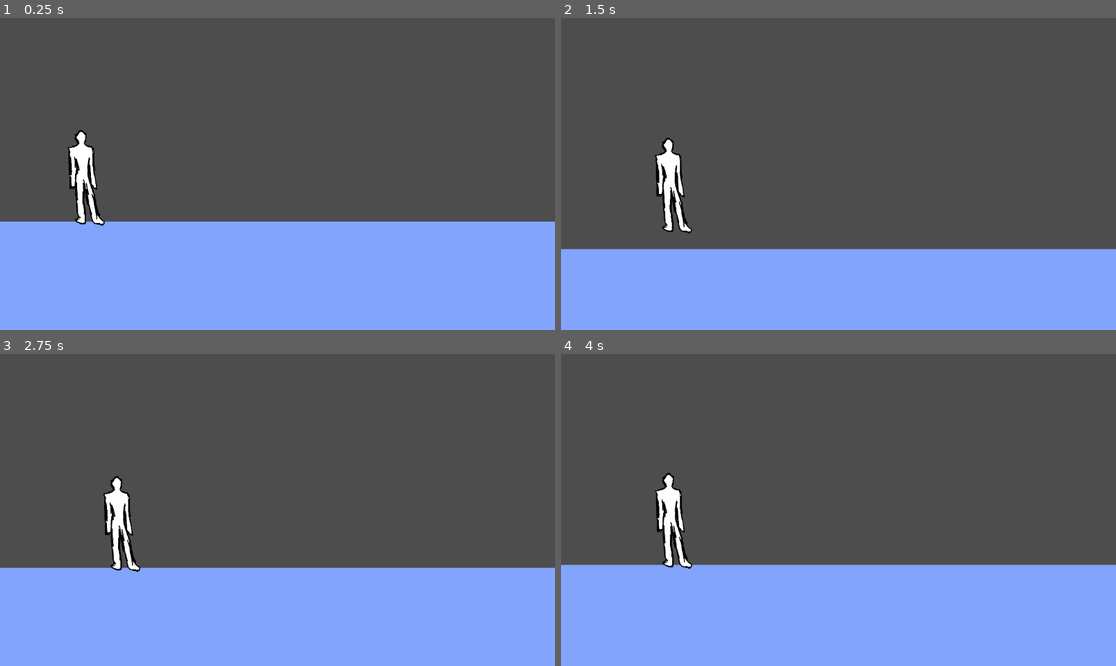
Above: before the commit, frames 1-4 (two rows, left to right).
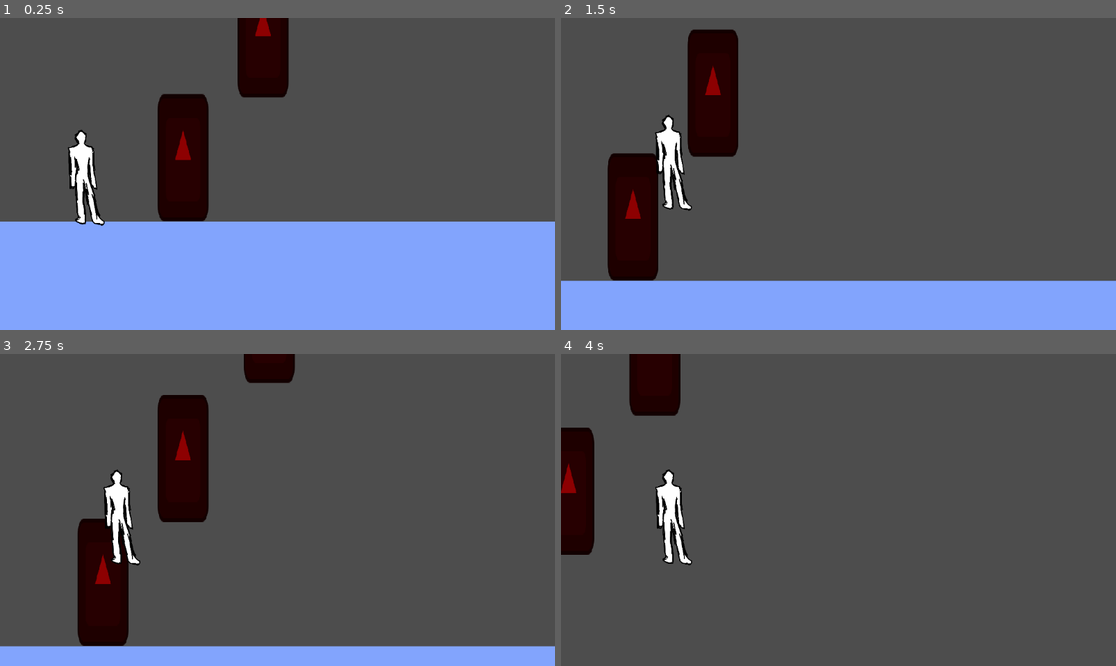
Above: after the commit, the same moments.

Repository: ThiagoAndradeFerraz/Prototype2024
Game: Godot game, scene res://levels/tests/gameplay_style2_test.tscn
The game is run twice, just before and just after one commit, with the same random seed, the same clock (stepped at 60 frames per second) and the same inputs. The project has no main scene, so this scene is started directly. The engine's default icon, where the game draws it, is replaced by a stand-in: a white triangle on a blue panel in a dark square.
Inputs:
- Up to frame 1 (0.25 s): no input
- Up to frame 2 (1.5 s): tap Enter (select) at 0.5 s; hold D (move_right) from 0.53 s (still down); tap E (action) at 0.6 s; tap Space (jump) at 0.77, 0.8, 1.07, 1.35 s
- Up to frame 3 (2.75 s): tap Space (jump) at 1.52, 1.82, 2.3 s; tap E (action) at 1.55, 2.1 s; release D (move_right) at 2.03 s; hold A (move_left) from 2.03 s (still down)
- Up to frame 4 (4 s): release A (move_left) at 2.78 s; hold D (move_right) from 2.78 s (still down); tap Enter (select) at 2.85 s; tap Space (jump) at 3.02, 3.32, 3.77, 3.8 s; tap E (action) at 3.05, 3.6 s

The runs differ from the first frame. In frame 1, 6.0% of the frame differs, in the area x 28-53%, y 0-66%; in frame 2, 18%; in frame 3, 31%; in frame 4, 37%, in the area x 0-100%, y 0-100%.

Commit message:
montando escadas

Diff:
--- a/entities/player_v2/player_v2.gd
+++ b/entities/player_v2/player_v2.gd
@@ -6,6 +6,9 @@
 var gravity = ProjectSettings.get_setting("physics/2d/default_gravity")
 var player_camera: Camera2D
 var is_right: bool = true
+
+var can_climb: bool = false
+
 
 var climbing: bool = false
 
@@ -31,10 +34,13 @@
 
 	if Input.is_action_just_pressed("jump") and is_on_floor():
 		velocity.y = JUMP_VELOCITY
+	elif Input.is_action_just_pressed("jump") and can_climb:
+		can_climb = false
+		velocity.y = JUMP_VELOCITY
 
 func handle_vertical_input() -> void:
 
-	if (climbing):
+	if (can_climb):
 		var directionVertical = Input.get_axis("move_up", "move_down")
 
 		if directionVertical:
--- /dev/null
+++ b/entities/player_v2/player_v2.tscn
@@ -0,0 +1,24 @@
+[gd_scene load_steps=4 format=3 uid="uid://bp05nq5venx4b"]
+
+[ext_resource type="Script" path="res://entities/player_v2/player_v2.gd" id="1_uc4p1"]
+[ext_resource type="Texture2D" uid="uid://dc6s3tatmiukq" path="res://entities/player/sprites/player_prot_R_1.png" id="2_tekhg"]
+
+[sub_resource type="RectangleShape2D" id="RectangleShape2D_72c1t"]
+size = Vector2(6.68449, 10.1987)
+
+[node name="player" type="CharacterBody2D" groups=["player"]]
+position = Vector2(0, 438)
+script = ExtResource("1_uc4p1")
+
+[node name="Camera2D" type="Camera2D" parent="."]
+offset = Vector2(400, 0)
+position_smoothing_enabled = true
+
+[node name="Sprite2D" type="Sprite2D" parent="."]
+scale = Vector2(0.5, 0.5)
+texture = ExtResource("2_tekhg")
+
+[node name="CollisionShape2D" type="CollisionShape2D" parent="."]
+position = Vector2(-8, -1.5)
+scale = Vector2(7.48, 19.12)
+shape = SubResource("RectangleShape2D_72c1t")
--- /dev/null
+++ b/entities/stairs/stairs.gd
@@ -0,0 +1,13 @@
+extends Area2D
+
+func _on_player_body_entered(body: Node2D):
+	_allow_player_to_climb(body, true)
+
+func _on_player_body_exited(body: Node2D):
+	_allow_player_to_climb(body, false)
+
+func _allow_player_to_climb(body: Node2D, can_climb: bool):
+
+	if (body.is_in_group("player")):
+		body.can_climb = can_climb
+		print(body.can_climb)
--- /dev/null
+++ b/entities/stairs/stairs.tscn
@@ -0,0 +1,22 @@
+[gd_scene load_steps=4 format=3 uid="uid://87blvl1qhpxw"]
+
+[ext_resource type="Texture2D" uid="uid://bdsc2p0wep16w" path="res://icon.svg" id="1_50p1e"]
+[ext_resource type="Script" path="res://entities/stairs/stairs.gd" id="1_ycim5"]
+
+[sub_resource type="RectangleShape2D" id="RectangleShape2D_nlcbx"]
+size = Vector2(112, 266)
+
+[node name="Stairs" type="Area2D"]
+script = ExtResource("1_ycim5")
+
+[node name="Icon" type="Sprite2D" parent="."]
+modulate = Color(0.552941, 0, 0.00392157, 1)
+scale = Vector2(0.824219, 2.0625)
+texture = ExtResource("1_50p1e")
+
+[node name="CollisionShape2D" type="CollisionShape2D" parent="."]
+position = Vector2(1, -1)
+shape = SubResource("RectangleShape2D_nlcbx")
+
+[connection signal="body_entered" from="." to="." method="_on_player_body_entered"]
+[connection signal="body_exited" from="." to="." method="_on_player_body_exited"]
--- a/levels/tests/gameplay_style2_test.tscn
+++ b/levels/tests/gameplay_style2_test.tscn
@@ -1,13 +1,10 @@
-[gd_scene load_steps=5 format=3 uid="uid://bvcv8ogaac3u2"]
+[gd_scene load_steps=4 format=3 uid="uid://bvcv8ogaac3u2"]
 
-[ext_resource type="Texture2D" uid="uid://dc6s3tatmiukq" path="res://entities/player/sprites/player_prot_R_1.png" id="1_i3ixl"]
-[ext_resource type="Script" path="res://entities/player_v2/player_v2.gd" id="1_iikuw"]
+[ext_resource type="PackedScene" uid="uid://bp05nq5venx4b" path="res://entities/player_v2/player_v2.tscn" id="1_kpscq"]
+[ext_resource type="PackedScene" uid="uid://87blvl1qhpxw" path="res://entities/stairs/stairs.tscn" id="3_c1nhx"]
 
 [sub_resource type="RectangleShape2D" id="RectangleShape2D_jdaes"]
 size = Vector2(373.634, 29.7297)
-
-[sub_resource type="RectangleShape2D" id="RectangleShape2D_72c1t"]
-size = Vector2(6.68449, 10.1987)
 
 [node name="level" type="Node"]
 
@@ -27,19 +24,13 @@
 scale = Vector2(48.32, 7.4)
 shape = SubResource("RectangleShape2D_jdaes")
 
-[node name="CharacterBody2D" type="CharacterBody2D" parent="."]
-position = Vector2(0, 438)
-script = ExtResource("1_iikuw")
+[node name="Stairs" parent="." instance=ExtResource("3_c1nhx")]
+position = Vector2(204, 412)
 
-[node name="Camera2D" type="Camera2D" parent="CharacterBody2D"]
-offset = Vector2(400, 0)
-position_smoothing_enabled = true
+[node name="Stairs" parent="Stairs" instance=ExtResource("3_c1nhx")]
+position = Vector2(166, -257)
 
-[node name="Sprite2D" type="Sprite2D" parent="CharacterBody2D"]
-scale = Vector2(0.5, 0.5)
-texture = ExtResource("1_i3ixl")
+[node name="Stairs" parent="Stairs/Stairs" instance=ExtResource("3_c1nhx")]
+position = Vector2(179, -289)
 
-[node name="CollisionShape2D" type="CollisionShape2D" parent="CharacterBody2D"]
-position = Vector2(-8, -1.5)
-scale = Vector2(7.48, 19.12)
-shape = SubResource("RectangleShape2D_72c1t")
+[node name="player" parent="." instance=ExtResource("1_kpscq")]
